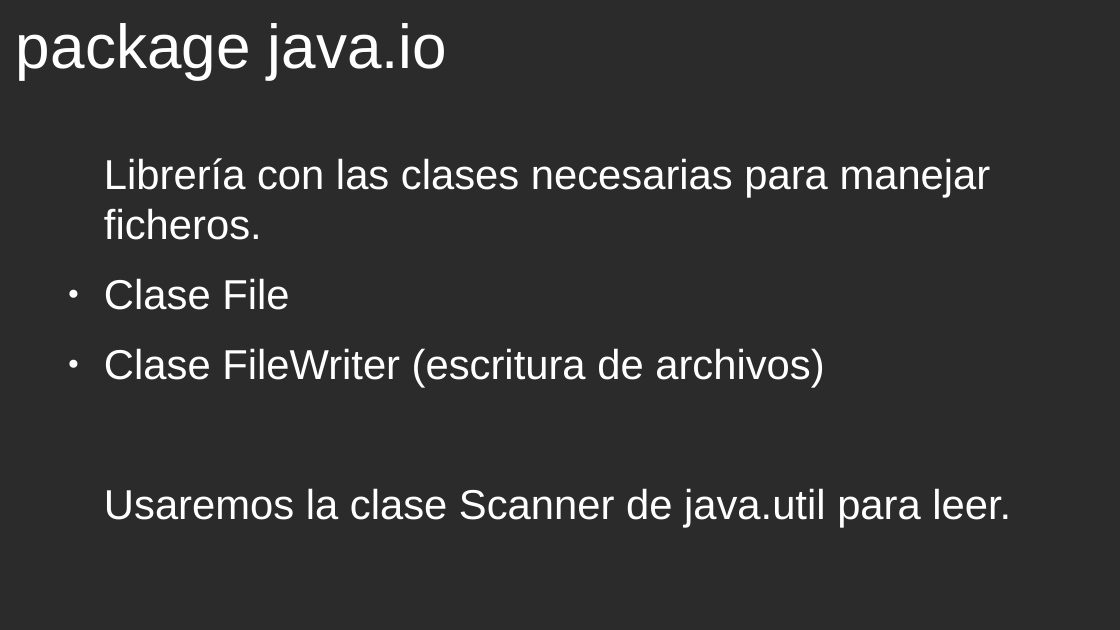
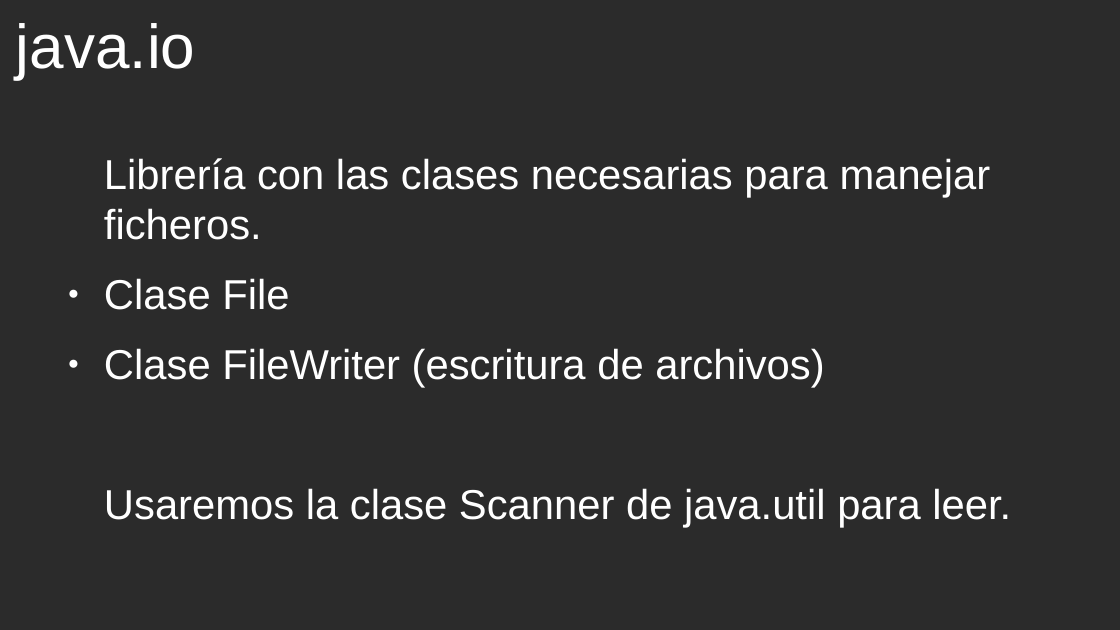
Before and after one commit to cmorenoruiz/ApuntesProgramacion, a slide deck: slide 2 of Unidad 11 Ficheros/Clase FileWriter Presentación para clase.odp. Drawn at 1120x630 pixels with LibreOffice and Linux fonts; fonts in the diff are those of the drawing; background and template pictures are left out; a plain dark background stands for a picture behind light text. Boxes give left, top, right and bottom in pixels: in the first picture for what was removed or moved away, otherwise in the second. Text is boxed around its words. In the diff, an @@ line names an element or a change of style, - is before the commit and + after.

```diff
--- a/Unidad 11 Ficheros/Clase FileWriter Presentación para clase.odp
+++ b/Unidad 11 Ficheros/Clase FileWriter Presentación para clase.odp
@@ title at bbox=[16, 23, 195, 80]: text changed @@
-package java.io
+java.io
```
Also in this commit, not shown: 4 other slides changed, 2 slides added, 1 other file.
